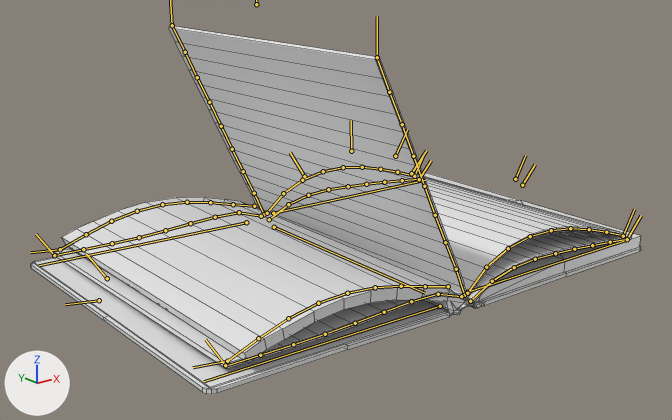
An edit to the Blender file Assets/Models/Temp Art/OpenSketchbook.blend, drawn before and after from the same camera.
Both versions are drawn from a 50 mm lens placed at (-4.35, -4.38, 1.82), pointed at (-0.9, -0.07, 0.1). Lighting does not change. The marker at lower left points along +X, +Y and +Z. Both versions are drawn at frame 36 of the action 'Page Turn Right Back'; the numbers are the values there. The bones that bend it are drawn over the model as lines. Mesh edges are drawn as thin lines.
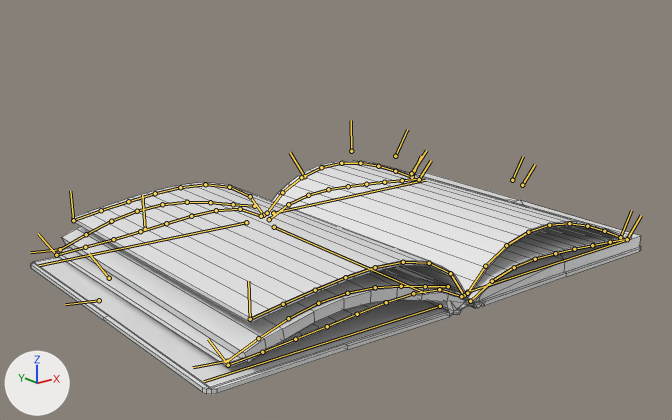
What differs and where, as boxes [x1, y1, x2, y2] in the pictures (672 x 420 px):
'Plane', posed (32% wider, 49% shorter): before [169, 26, 467, 301]; after [72, 182, 467, 323]
'Plane.002', posed: before [424, 177, 624, 299]; after [272, 160, 622, 299]
'Plane.001', posed: before [54, 248, 467, 369]; after [56, 248, 466, 368]
bone 'Bone.121', root to tip: before (515, 179) to (525, 155); after (512, 180) to (523, 156)

The change, as a list of edits to the scene's bpy script:
```text
Change bone_bone_082:
    where bone_bone_082 = bpy.data.objects['Armature.004'].pose.bones['Bone.082']  # child of 'Bone.083'
    bone_bone_082.location: (0.31, -0.27, 0.56) -> (0.67, -1.42, 1.23)
Change bone_bone_121:
    where bone_bone_121 = bpy.data.objects['Armature.004'].pose.bones['Bone.121']  # child of 'Bone.104'
    bone_bone_121.location: (-0.58, -0.86, -1.05) -> (-0.57, -0.88, -1.03)
```
